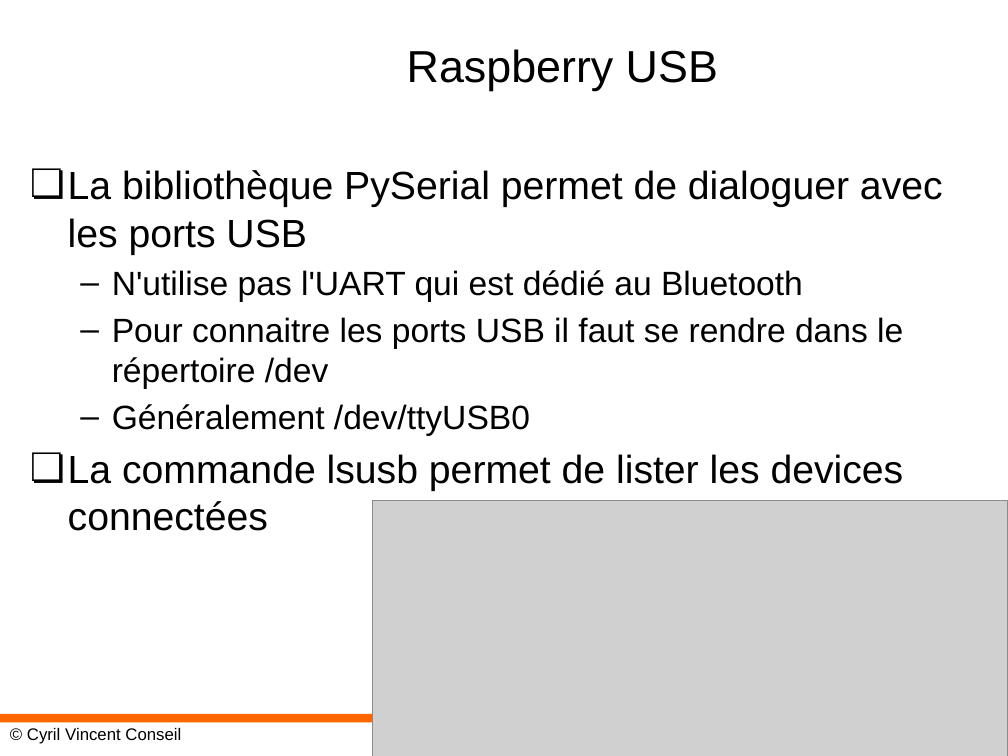
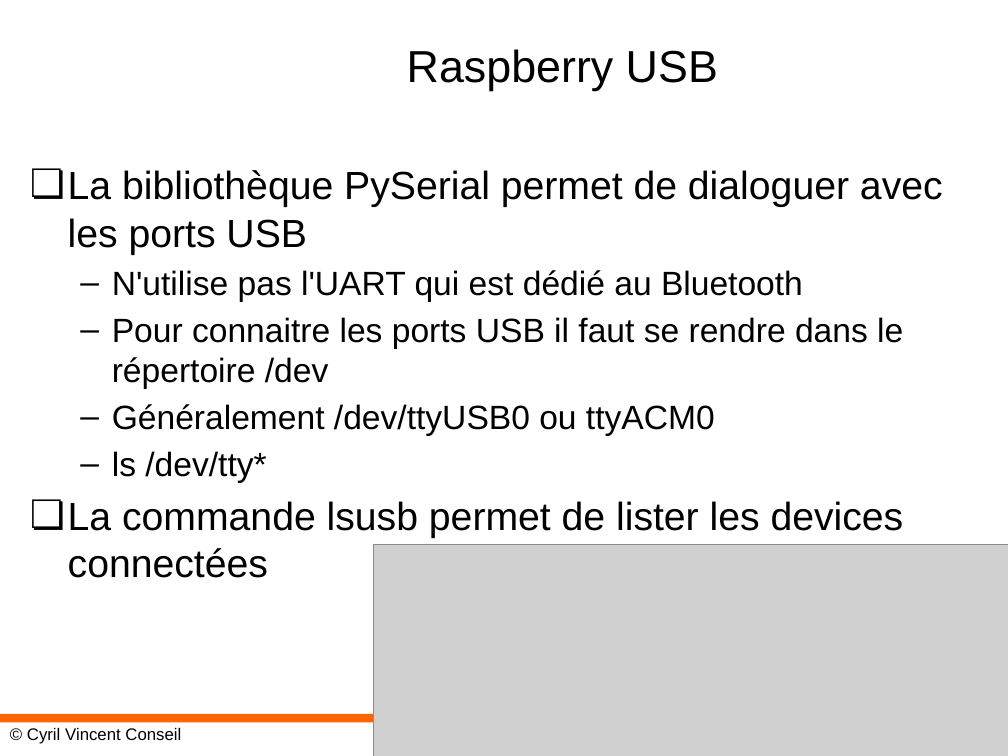
Before and after one commit to cyrilvincent/IoT, a slide deck: slide 9 of ppt/IoT08-Wire.pptx. Drawn at 1008x756 pixels with LibreOffice and Linux fonts; fonts in the diff are those of the drawing; grey boxes stand for pictures; background and template pictures are left out. Boxes give left, top, right and bottom in pixels: in the first picture for what was removed or moved away, otherwise in the second. Text is boxed around its words. In the diff, an @@ line names an element or a change of style, - is before the commit and + after.

```diff
--- a/ppt/IoT08-Wire.pptx
+++ b/ppt/IoT08-Wire.pptx
@@ text at [112, 404, 715, 483]: text changed @@
-  – Généralement /dev/ttyUSB0
+  – Généralement /dev/ttyUSB0 ou ttyACM0
+  – ls /dev/tty*
@@ picture: place and size @@
-picture at [373, 500, 1008, 756]
+picture at [373, 544, 1008, 756]
```
Also in this commit, not shown: 3 other files.
